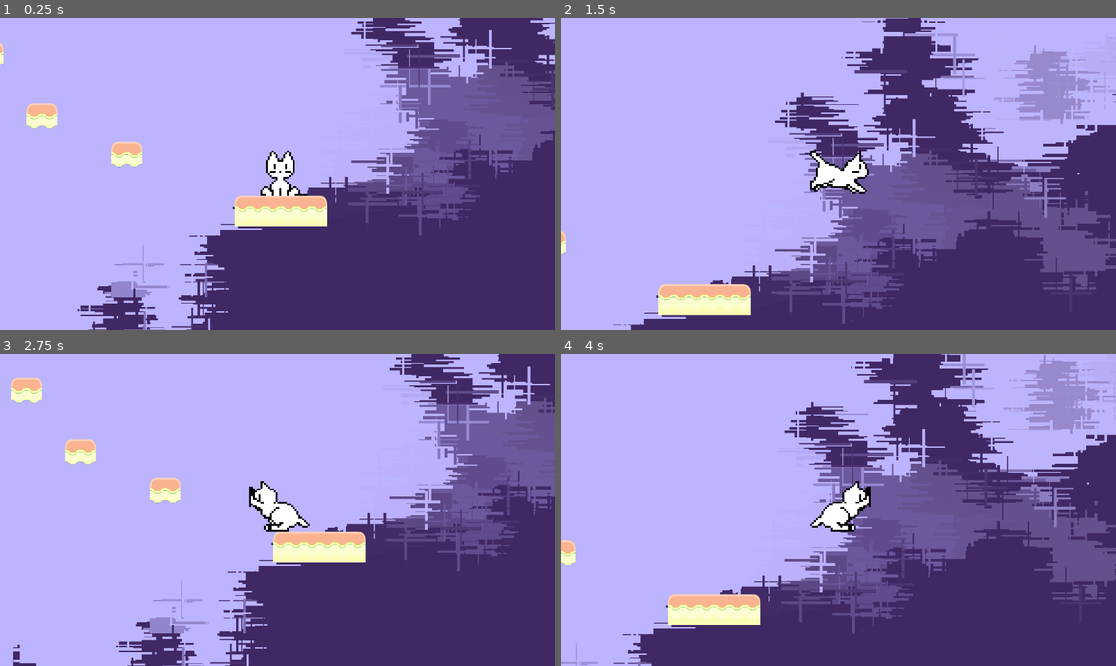
Above: before the commit, frames 1-4 (two rows, left to right).
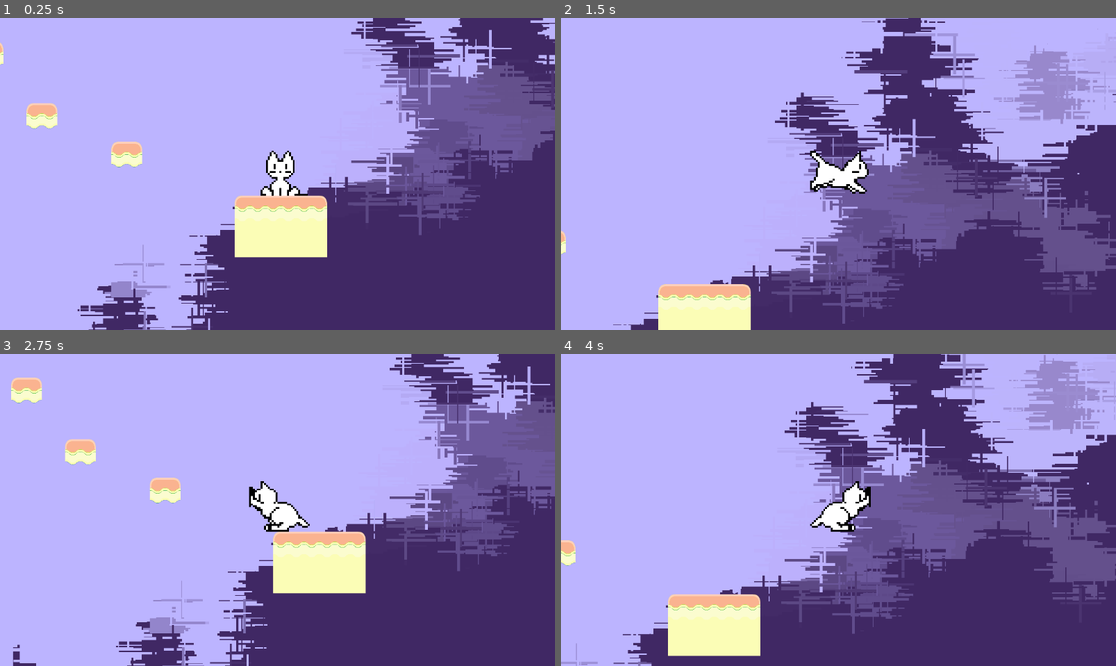
Above: after the commit, the same moments.

Repository: 06NinjaKid06/badideasgamejam-game
Game: Godot game, scene res://scenes/node_2d.tscn
Two runs of this game, one before a commit and one after it. Both use one fixed random seed, a clock stepped at 60 frames per second and the inputs below.
Inputs:
- Up to frame 1 (0.25 s): no input
- Up to frame 2 (1.5 s): tap Enter at 0.5 s; hold Z (action) 0.53-1.28 s; hold D (right) from 0.53 s (still down); tap W (jump) at 0.77 s; tap Z (action) at 1.35 s
- Up to frame 3 (2.75 s): tap W (jump) at 1.52 s; release D (right) at 2.03 s; hold A (left) from 2.03 s (still down); hold Z (action) from 2.03 s (still down)
- Up to frame 4 (4 s): release A (left) at 2.78 s; release Z (action) at 2.78 s; hold D (right) from 2.78 s (still down); tap Z (action) at 2.85 s; tap W (jump) at 3.02, 3.77 s; hold Z (action) from 3.53 s (still down)

The runs differ from the first frame. In frame 1, 1.7% of the frame differs, in the area x 42-59%, y 66-77%; in frame 2, 0.8%; in frame 3, 1.7%, in the area x 49-66%, y 66-77%; in frame 4, 1.7%.

Commit message:
Update node_2d.tscn

Diff:
--- a/scenes/node_2d.tscn
+++ b/scenes/node_2d.tscn
@@ -515,7 +515,7 @@
 position = Vector2(-16, 0)
 tile_set = SubResource("TileSet_4vge2")
 format = 2
-layer_0/tile_data = PackedInt32Array(1048589, 524291, 3, 150 …(26887 unchanged characters)… 4390910, 917507, 11, 4653054, 917507, 11)
+layer_0/tile_data = PackedInt32Array(1048589, 524291, 3, 150 …(26887 unchanged characters)… 4390910, 917507, 11, 4653054, 917507, 11, 1769501, 3, 3, 1769505, 3, 3, 1769509, 3, 3)
 layer_1/name = "Layer1"
 
 [node name="killzone" parent="." instance=ExtResource("5_04qyp")]
